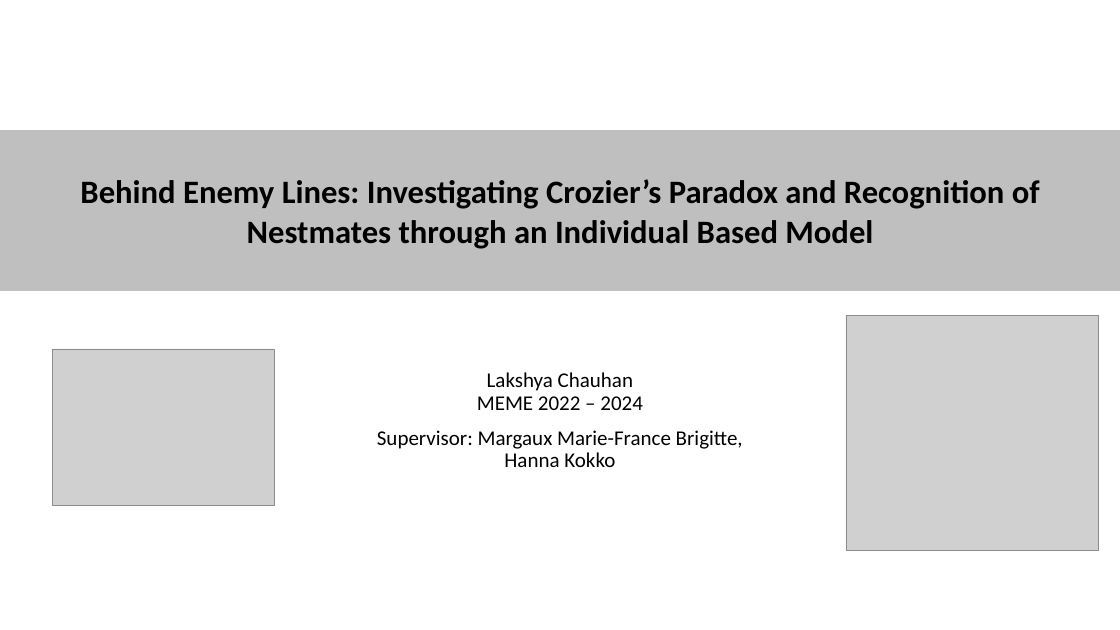
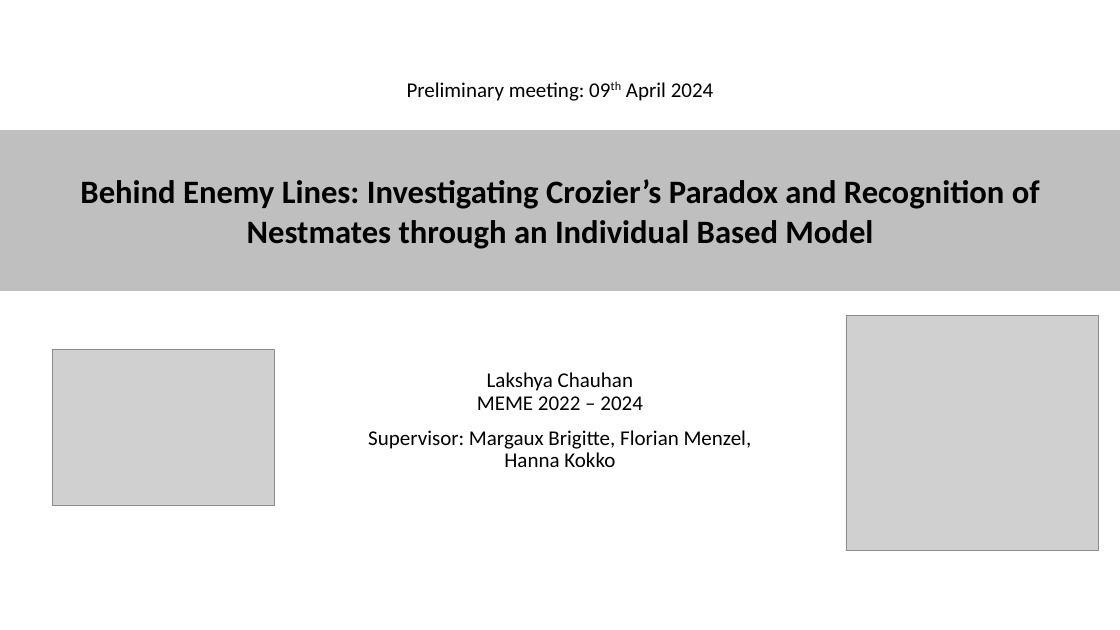
Before and after one commit to Lakshya3141/CroziersParadox, a slide deck: slide 1 of Additional/Presentations/20240409Update.pptx. Drawn at 1120x630 pixels with LibreOffice and Linux fonts; fonts in the diff are those of the drawing; grey boxes stand for pictures. Boxes give left, top, right and bottom in pixels: in the first picture for what was removed or moved away, otherwise in the second. Text is boxed around its words. In the diff, an @@ line names an element or a change of style, - is before the commit and + after.

```diff
--- a/Additional/Presentations/20240409Update.pptx
+++ b/Additional/Presentations/20240409Update.pptx
@@ text added at (x1=407, y1=82, x2=714, y2=101), 18 pt, text #000000 @@
+Preliminary meeting: 09th April 2024
@@ subtitle at (x1=368, y1=430, x2=752, y2=467): text changed @@
-Supervisor: Margaux Marie-France Brigitte, Hanna Kokko
+Supervisor: Margaux Brigitte, Florian Menzel, Hanna Kokko
```
Also in this commit, not shown: 2 other slides changed, 5 slides added, 4 slides removed, 6 other files.
